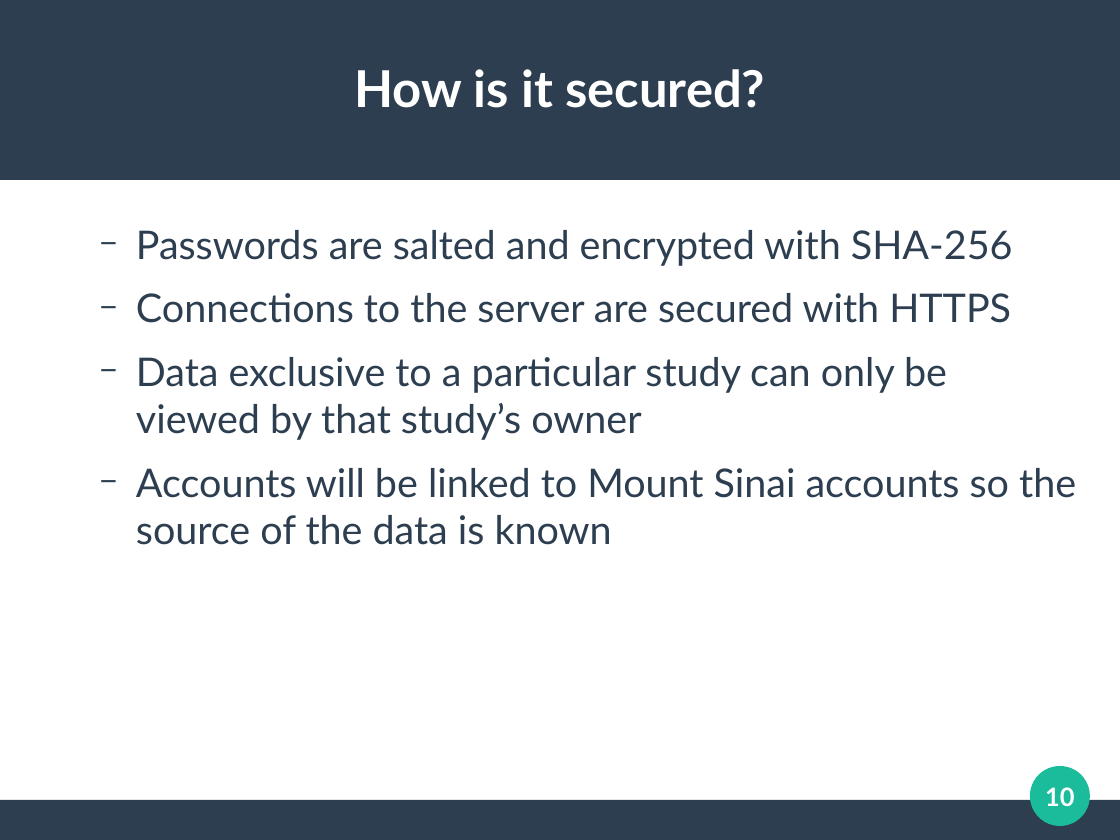
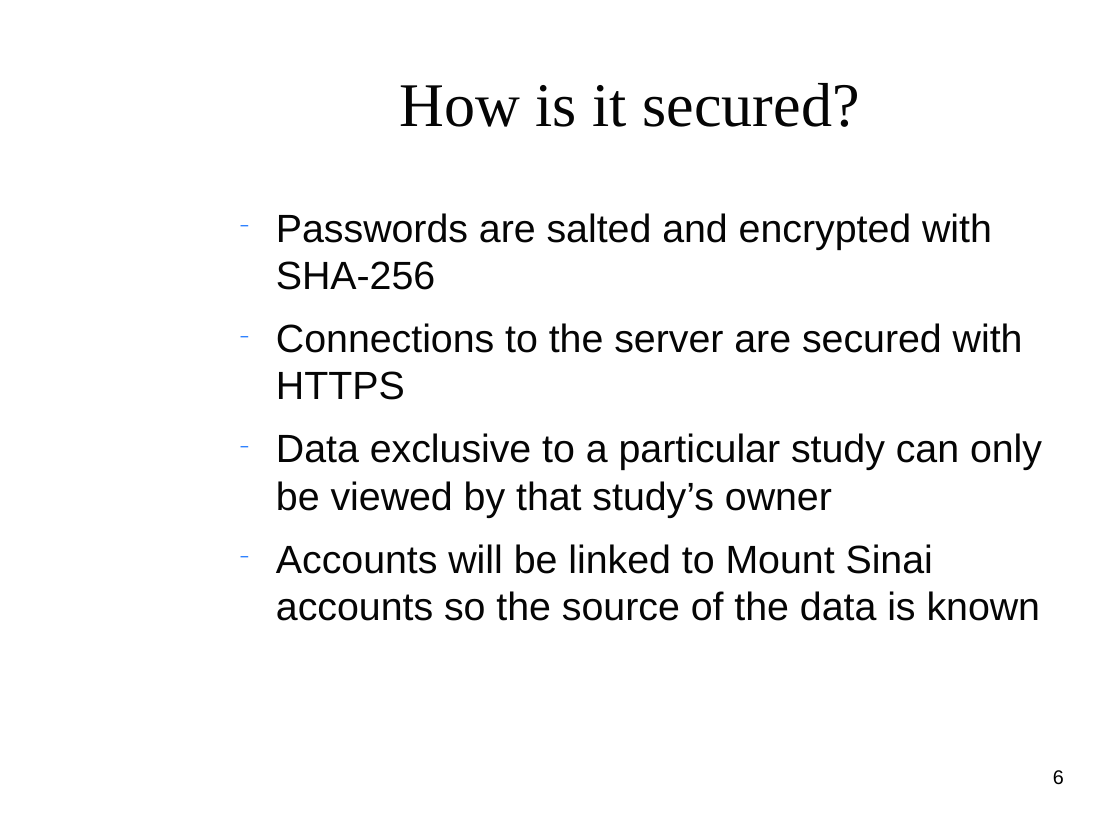
Before and after one commit to clemente-lab/mmeds-meta, a slide deck: slide 6 of sql/mmeds.odp (slide 10 before the commit). Drawn at 1120x840 pixels with LibreOffice and Linux fonts; fonts in the diff are those of the drawing; background and template pictures are left out. Boxes give left, top, right and bottom in pixels: in the first picture for what was removed or moved away, otherwise in the second. Text is boxed around its words. In the diff, an @@ line names an element or a change of style, - is before the commit and + after.

```diff
--- a/sql/mmeds.odp
+++ b/sql/mmeds.odp
@@ rectangle removed at [0,0,1120,180] @@
@@ title "How is it secured?": place and size @@
-title "How is it secured?" at [354,69,765,108]
+title "How is it secured?" at [400,83,860,127]
@@ title "How is it secured?" at [400,83,860,127]: size 36 to 44 pt, font Lato to Times New Roman, text colour #FFFFFF to #050505, bold off @@
@@ text "Passwords are salted and encrypted ...": place and size @@
-text "Passwords are salted and encrypted ..." at [136,230,1076,545]
+text "Passwords are salted and encrypted ..." at [276,213,1042,621]
@@ text "Passwords are salted and encrypted ..." at [276,213,1042,621]: size 28 to 27.9 pt, font Lato to Arial, text colour #2C3E50 to #050505; bullet colour #2C3E50 to #0066FF @@
@@ ellipse removed at [1031,766,1091,826] @@
@@ page number added at [1053,770,1064,785], 14 pt, text #000000 @@
+6
@@ rectangle removed at [0,800,1120,839] @@
@@ page number removed at [1045,787,1074,806] @@
-10
```
Also in this commit, not shown: 17 other slides changed, 10 slides added, 18 other files.
